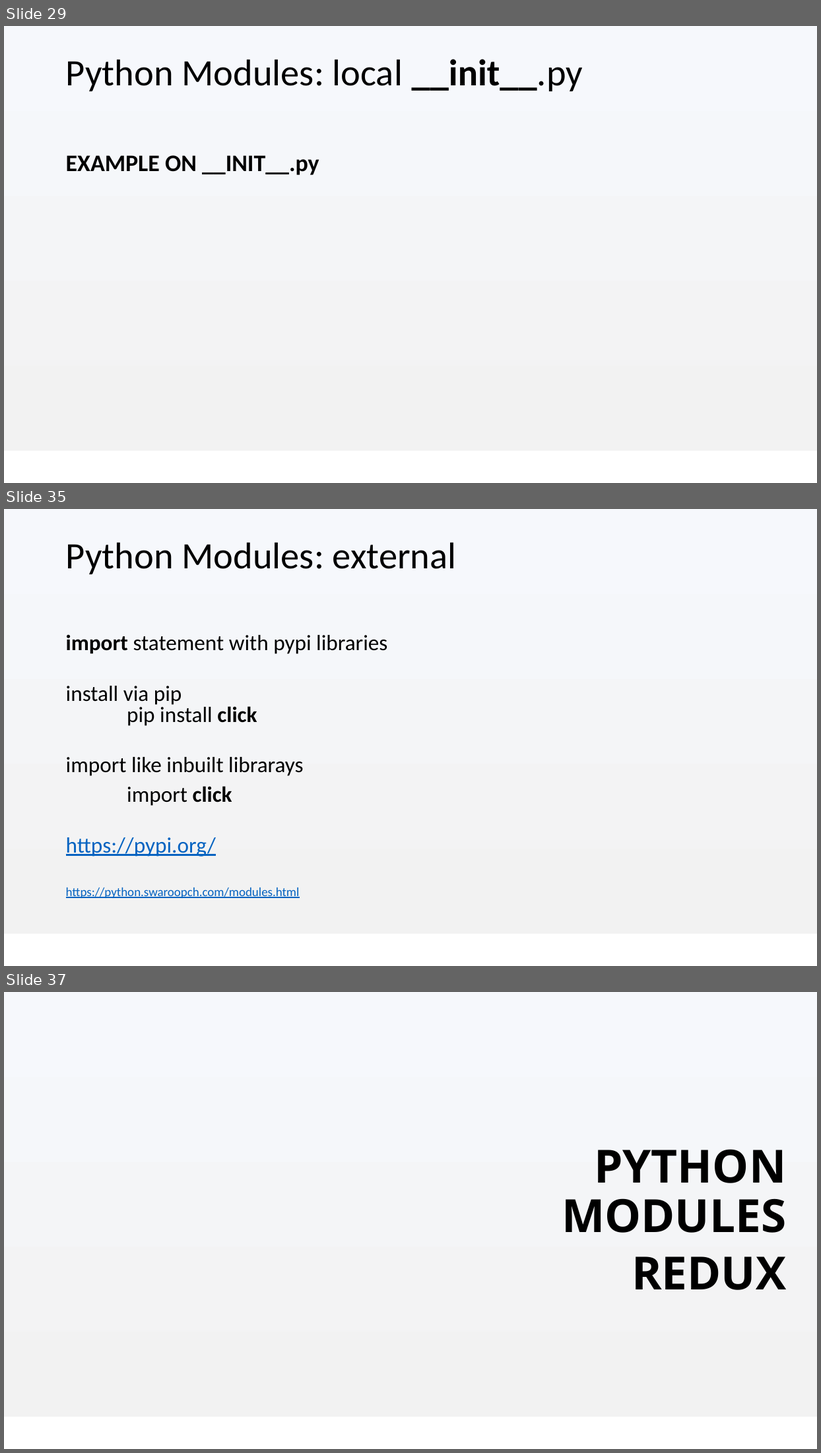
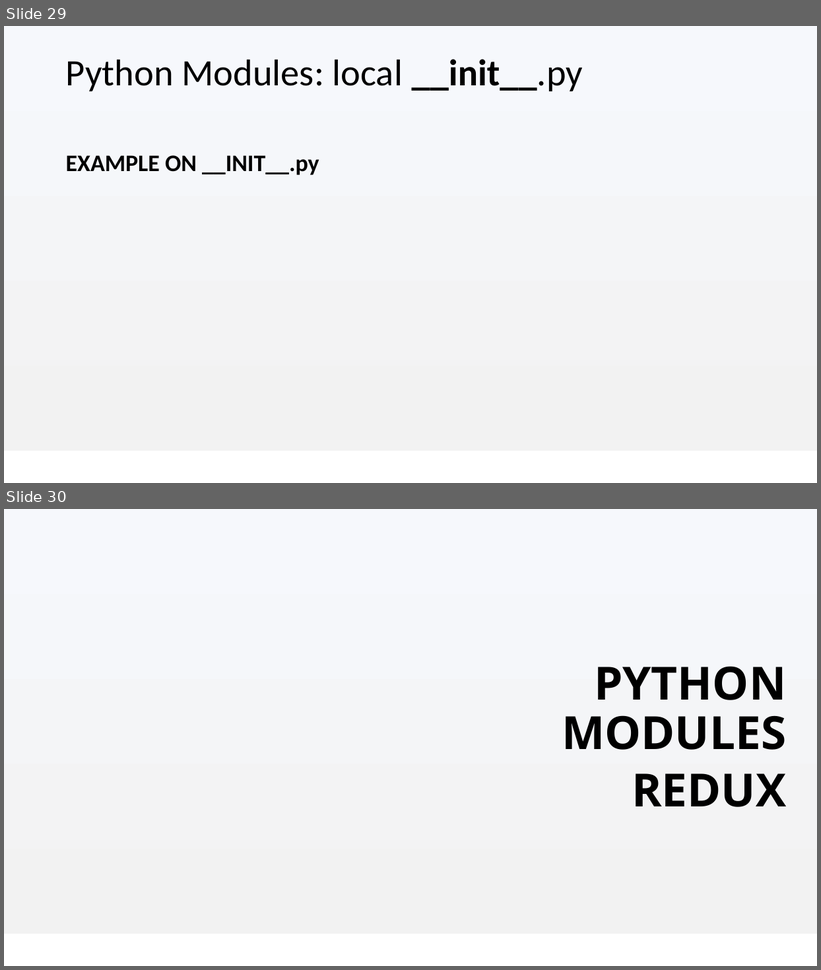
Before and after one commit to Anthony-Mckale/talks-presentations, a slide deck: academy/02-programming/03-Python-Programming-beyond-basics.pptx. Shown one above the other, each under a label of ours: slides 29, 35 and 37 before the commit, slides 29 and 30 after it; the slides between them are not shown. The pictures are 821x1453 and 821x970 pixels, drawn with LibreOffice and Linux fonts; fonts in the diff are those of the drawing; background and template pictures are left out. Boxes give left, top, right and bottom in pixels: in the first picture for what was removed or moved away, otherwise in the second. Text is boxed around its words. In the diff, an @@ line names an element or a change of style, - is before the commit and + after.

```diff
--- a/academy/02-programming/03-Python-Programming-beyond-basics.pptx
+++ b/academy/02-programming/03-Python-Programming-beyond-basics.pptx
@@ slide 35 removed at (x1=4, y1=509, x2=817, y2=966), background #FFFFFF; not listed: 1 template element that a slide beside it also shows @@
@@ title removed at (x1=66, y1=542, x2=457, y2=574) @@
-Python Modules: external
@@ text removed at (x1=66, y1=634, x2=387, y2=898) @@
-import statement with pypi libraries
-install via pip
-pip install click
-import like inbuilt librarays
-import click
-https://pypi.org/
-https://python.swaroopch.com/modules.html
@@ what was slide 37 is now slide 30 @@
```
Also in this commit, not shown: 2 slides changed, 6 other slides removed, 24 other files.
